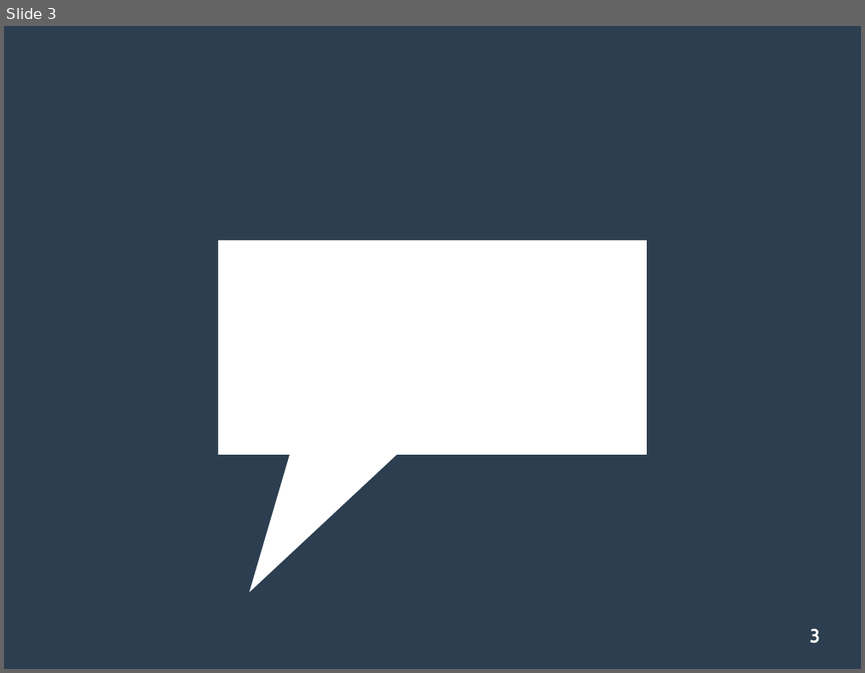
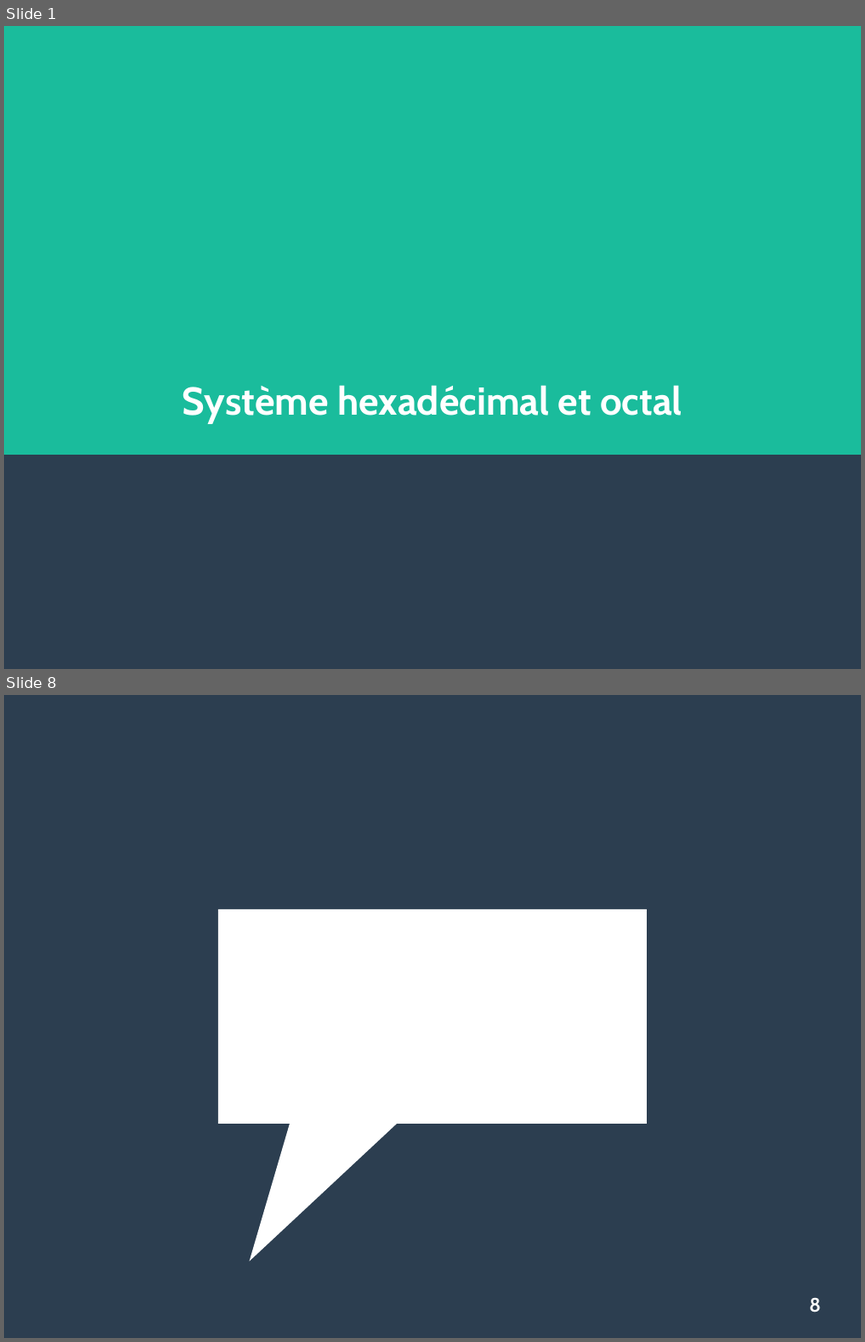
Before and after one commit to JulieMarielaure/Projet1BGE, a slide deck: Hexadécimal Octal.odp. Shown one above the other, each under a label of ours: slide 3 before the commit, slides 1 and 8 after it; the slides between them are not shown. The pictures are 865x673 and 865x1342 pixels, drawn with LibreOffice and Linux fonts; fonts in the diff are those of the drawing. Boxes give left, top, right and bottom in pixels: in the first picture for what was removed or moved away, otherwise in the second. Text is boxed around its words. In the diff, an @@ line names an element or a change of style, - is before the commit and + after.

```diff
--- a/Hexadécimal Octal.odp
+++ b/Hexadécimal Octal.odp
@@ slide 1 added at (x1=4, y1=26, x2=861, y2=669), background #2C3E50 @@
@@ rectangle added at (x1=4, y1=26, x2=861, y2=454), fill #1ABC9C @@
@@ title added at (x1=182, y1=385, x2=682, y2=424), 36 pt, text #FFFFFF, bold @@
+Système hexadécimal et octal
@@ what was slide 3 is now slide 8 @@
@@ page number at (x1=809, y1=1297, x2=821, y2=1312): text changed @@
-3
+8
```
Also in this commit, not shown: 6 other slides added, 2 slides removed.
